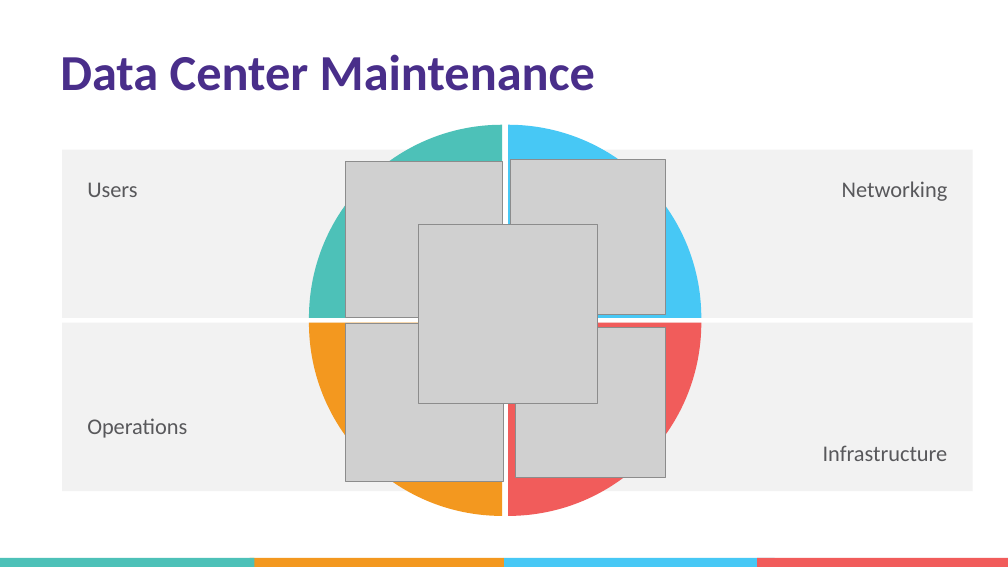
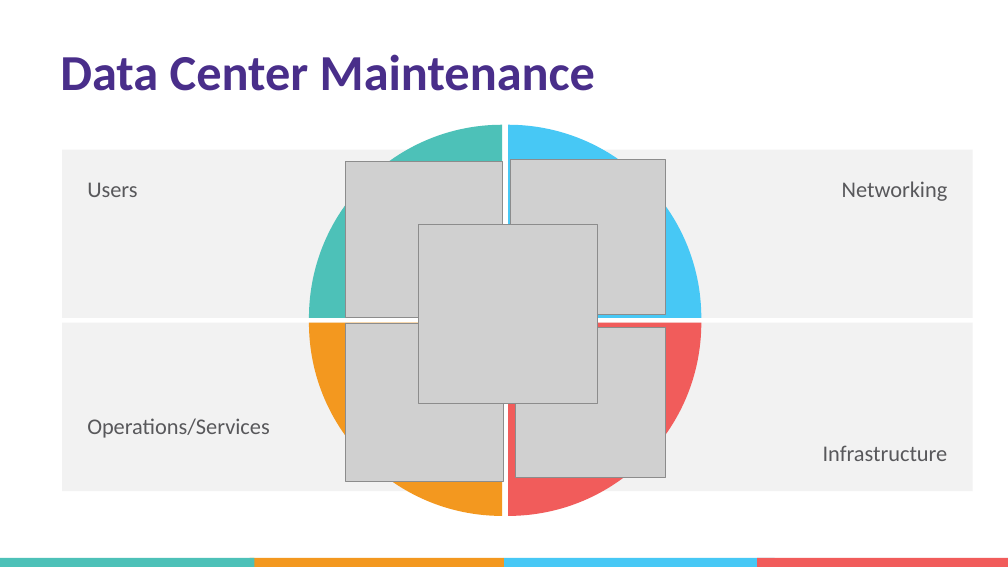
Before and after one commit to gpandyar/NAE-DevNetCreate19, a slide deck: slide 25 of Automating DC Issues.pptx. Drawn at 1008x567 pixels with LibreOffice and Linux fonts; fonts in the diff are those of the drawing; grey boxes stand for pictures; background and template pictures are left out. Boxes give left, top, right and bottom in pixels: in the first picture for what was removed or moved away, otherwise in the second. Text is boxed around its words. In the diff, an @@ line names an element or a change of style, - is before the commit and + after.

```diff
--- a/Automating DC Issues.pptx
+++ b/Automating DC Issues.pptx
@@ text in rectangle at <box>87,418,270,438</box>: text changed @@
-Operations
+Operations/Services
```
Also in this commit, not shown: 1 other slide changed.
